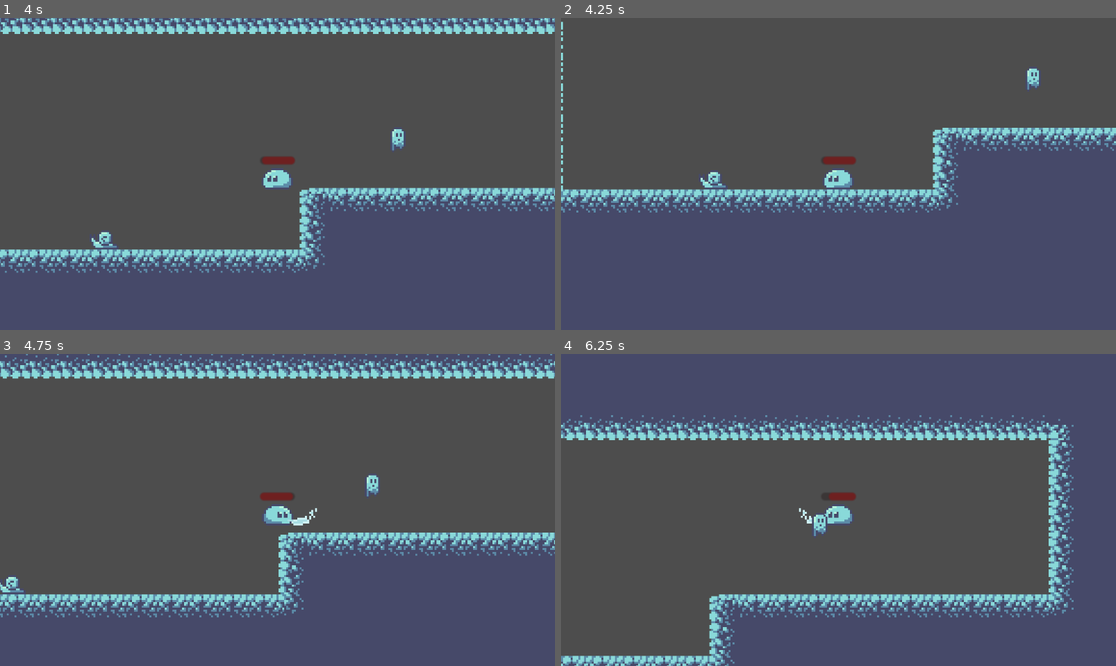
Above: before the commit, frames 1-4 (two rows, left to right).
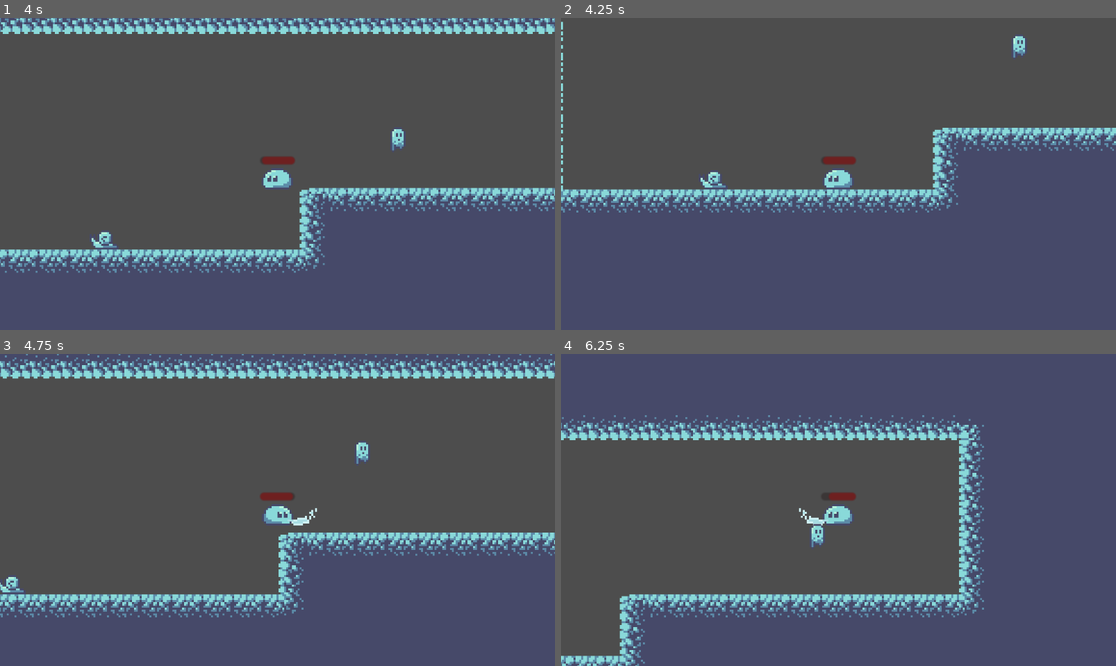
Above: after the commit, the same moments.

Repository: Extor-Productions/soulhunters
Game: Godot game, scene res://Menus/main_meny.tscn
Same seed, same stepped clock (60 frames per second), same inputs: the game is played once before the commit and once after it.
Inputs (mouse positions are in pixels of both pictures, inside the frame that each line leads up to):
- Up to frame 1 (4 s): click (283, 195) at 0.5 s; click (266, 186) at 1.25 s; move the mouse to (399, 158) at 2.02 s; hold D (Right) 2.03-3.53 s; click (399, 158) at 2.1 s; tap Space (Jump) at 2.27, 3.02 s; move the mouse to (166, 189) at 2.77 s; click (166, 189) at 2.85 s; move the mouse to (333, 105) at 3.52 s; hold A (Left) from 3.53 s (still down); click (333, 105) at 3.6 s
- Up to frame 2 (4.25 s): keep holding A (Left)
- Up to frame 3 (4.75 s): move the mouse to (249, 572) at 4.27 s; release A (Left) at 4.28 s; hold D (Right) from 4.28 s (still down); click (249, 572) at 4.35 s; tap Space (Jump) at 4.52 s
- Up to frame 4 (6.25 s): move the mouse to (1005, 556) at 5.02 s; click (1005, 556) at 5.1 s; tap Space (Jump) at 5.27, 6.02 s; move the mouse to (672, 463) at 5.77 s; release D (Right) at 5.78 s; hold A (Left) from 5.78 s (still down); click (672, 463) at 5.85 s

Frame 1 is identical in both runs. In frame 2, 0.4% of the frame differs, in the area x 81-87%, y 5-24%; in frame 3, 0.3%; in frame 4, 20%, in the area x 0-93%, y 19-100%.
Error before the commit: Invalid call. Nonexistent function 'is_in_group' in base 'Nil'. (res://Characters/Enemies/ghost_minion.gd:70)
Error after the commit: Invalid call. Nonexistent function 'is_in_group' in base 'Nil'. (res://Characters/Enemies/ghost_minion.gd:77)

Commit message:
Spöket återgår till sin spawn

Diff:
--- a/Characters/Enemies/ghost_minion.gd
+++ b/Characters/Enemies/ghost_minion.gd
@@ -1,6 +1,6 @@
 extends CharacterBody2D
 
-@onready var spawn_point = $Spawn
+@export var spawn_point: Marker2D
 
 var player = null
 var gravity : int = 900
@@ -21,7 +21,7 @@
 	#Saker den ska göra:
 	#Chase player : klar
 	#Launch back : klar
-	#Stop : klar
+	#Stop : klar / Återgå till spawn
 
 	if chase:
 		#Chase player
@@ -35,8 +35,20 @@
 
 			velocity = dir * (speed / 2)
 	else:
-		velocity = Vector2.ZERO
-		#velocity.y += gravity / 2a
+		# Återgår till spawn
+		if spawn_point != null:
+			var dir = global_position.direction_to(spawn_point.global_position)
+
+			if global_position.distance_to(spawn_point.global_position) <= 0.5 :
+				return
+
+			while global_position.distance_to(spawn_point.global_position) != 0:
+				velocity = dir * speed
+
+				move_and_slide()
+				await get_tree().create_timer(1).timeout
+
+			#velocity = Vector2.ZERO
 
 	move_and_slide()
 
@@ -48,8 +60,6 @@
 #känner när spelaren går inom arean
 func _on_player_detect_body_shape_entered(body):
 	if body.is_in_group("Player"):
-		collision_mask = 0
-
 		player = body
 		launch_back = false
 		chase = true
@@ -57,9 +67,6 @@
 #när spelaren lämnar arean
 func _on_player_detect_body_shape_exited(body):
 	if body.is_in_group("Player"):
-		# Återgår till spawn
-		collision_mask = 3
-
 		#Ta bort spelaren från spöket
 		player = null
 		chase = false
--- a/Characters/Enemies/ghost_minion.tscn
+++ b/Characters/Enemies/ghost_minion.tscn
@@ -65,8 +65,6 @@
 wait_time = 0.5
 one_shot = true
 
-[node name="Spawn" type="Marker2D" parent="."]
-
 [connection signal="body_entered" from="player_detect" to="." method="_on_player_detect_body_shape_entered"]
 [connection signal="body_exited" from="player_detect" to="." method="_on_player_detect_body_shape_exited"]
 [connection signal="body_entered" from="HurtBox" to="." method="_on_hit_box_body_entered"]
--- a/Characters/slime_warrior.gd
+++ b/Characters/slime_warrior.gd
@@ -9,7 +9,7 @@
 
 var health := 10
 
-@onready var up_slash = $my_hit_box2
+@onready var up_slash = $HitBox2
 @onready var health_bar = $Health
 
 var damage := -1
--- a/world.tscn
+++ b/world.tscn
@@ -90,5 +90,11 @@
 position = Vector2(0, 5)
 rotation = -3.14159
 
-[node name="ghost_minion" parent="." instance=ExtResource("5_sheh6")]
+[node name="ghost_minion" parent="." node_paths=PackedStringArray("spawn_point") instance=ExtResource("5_sheh6")]
 position = Vector2(317, 70)
+spawn_point = NodePath("../Ghost_Spawns/Ghost_1")
+
+[node name="Ghost_Spawns" type="Node" parent="."]
+
+[node name="Ghost_1" type="Marker2D" parent="Ghost_Spawns"]
+position = Vector2(317, 70)
